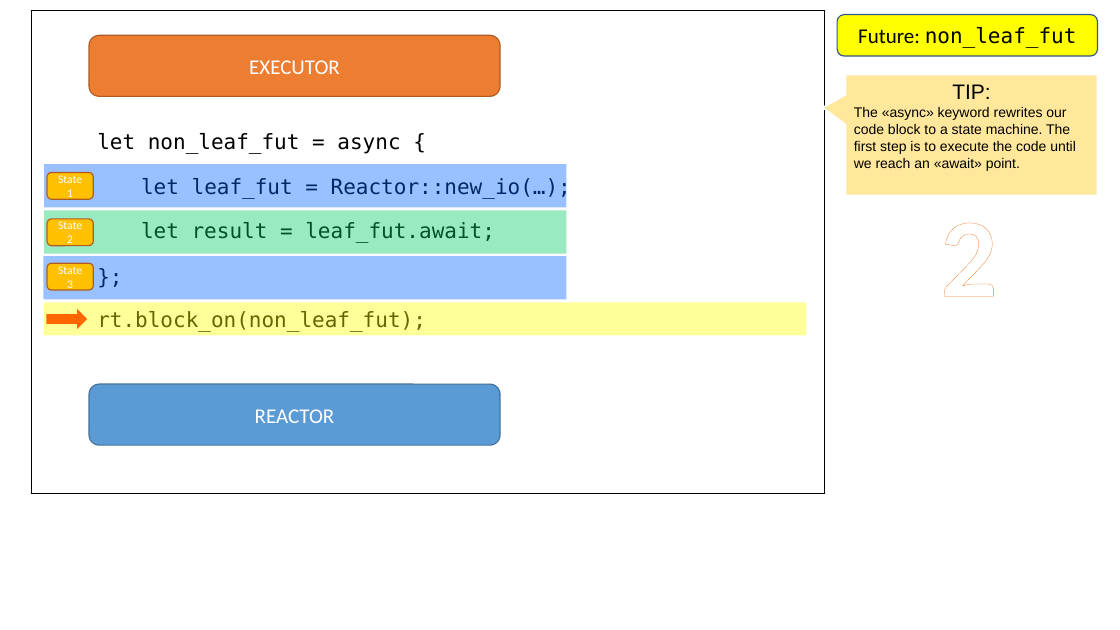
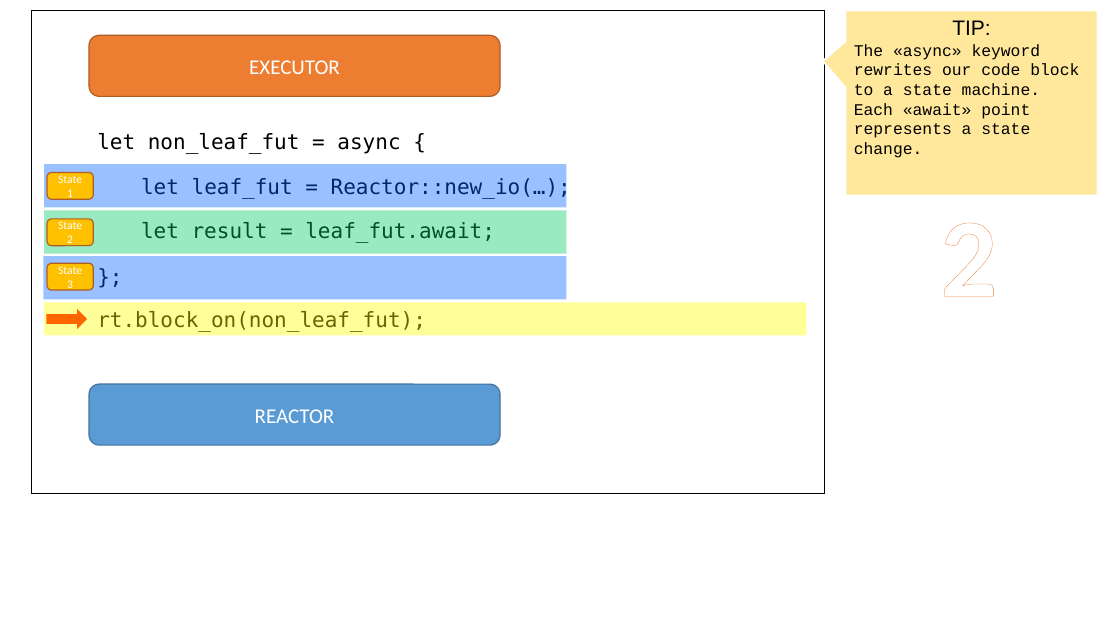
Before and after one commit to pedromfedricci/books-futures-explained, a slide deck: slide 3 of resources/futures_animation.pptx. Drawn at 1120x630 pixels with LibreOffice and Linux fonts; fonts in the diff are those of the drawing. Boxes give left, top, right and bottom in pixels: in the first picture for what was removed or moved away, otherwise in the second. Text is boxed around its words. In the diff, an @@ line names an element or a change of style, - is before the commit and + after.

```diff
--- a/resources/futures_animation.pptx
+++ b/resources/futures_animation.pptx
@@ rounded rectangle removed at [838,14,1098,55] @@
-Future: non_leaf_fut
@@ speech box "TIP:": place and size @@
-speech box "TIP:" at [846,75,1098,196]
+speech box "TIP:" at [846,11,1098,196]
@@ text in speech box at [854,44,1079,158]: text changed; size 12 to 14 pt; font Arial to Courier New @@
-The «async» keyword rewrites our code block to a state machine. The first step is to execute the code until we reach an «await» point.
+The «async» keyword rewrites our code block to a state machine. Each «await» point represents a state change.
```
Also in this commit, not shown: 18 other slides changed, 20 other files.
